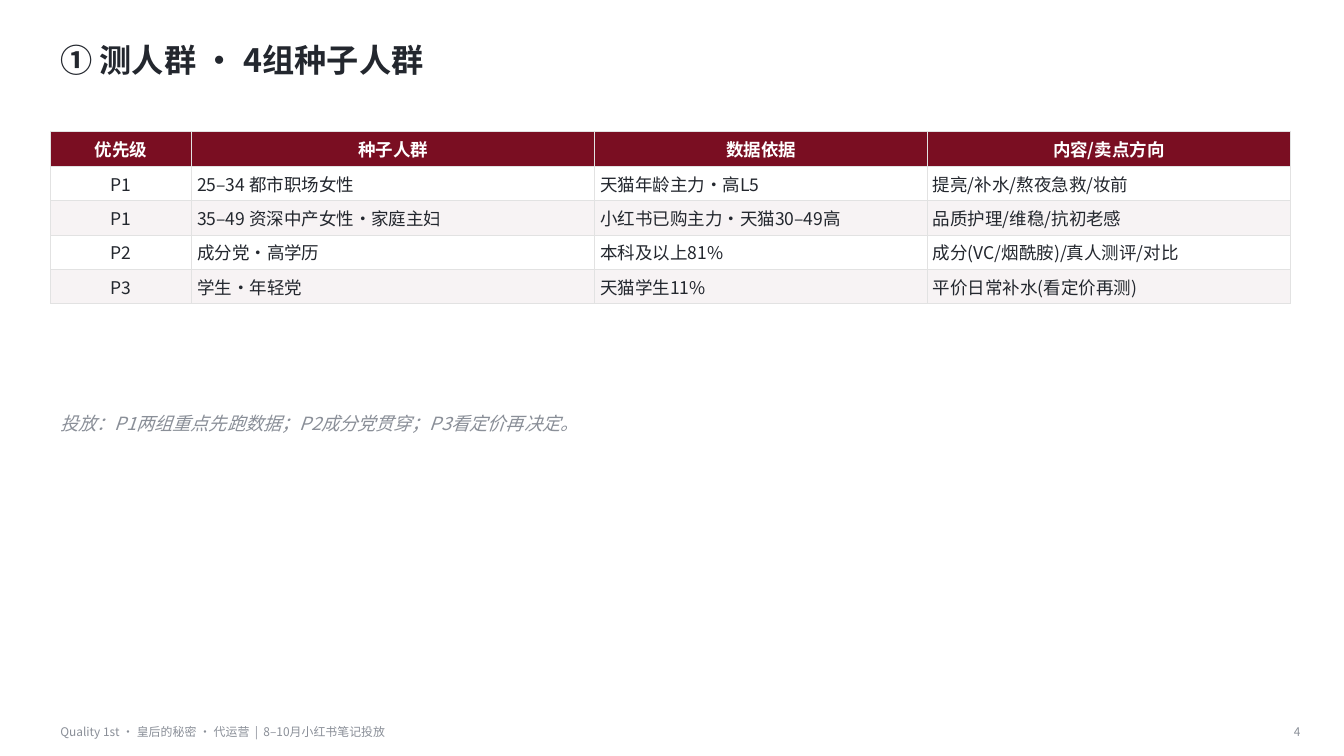
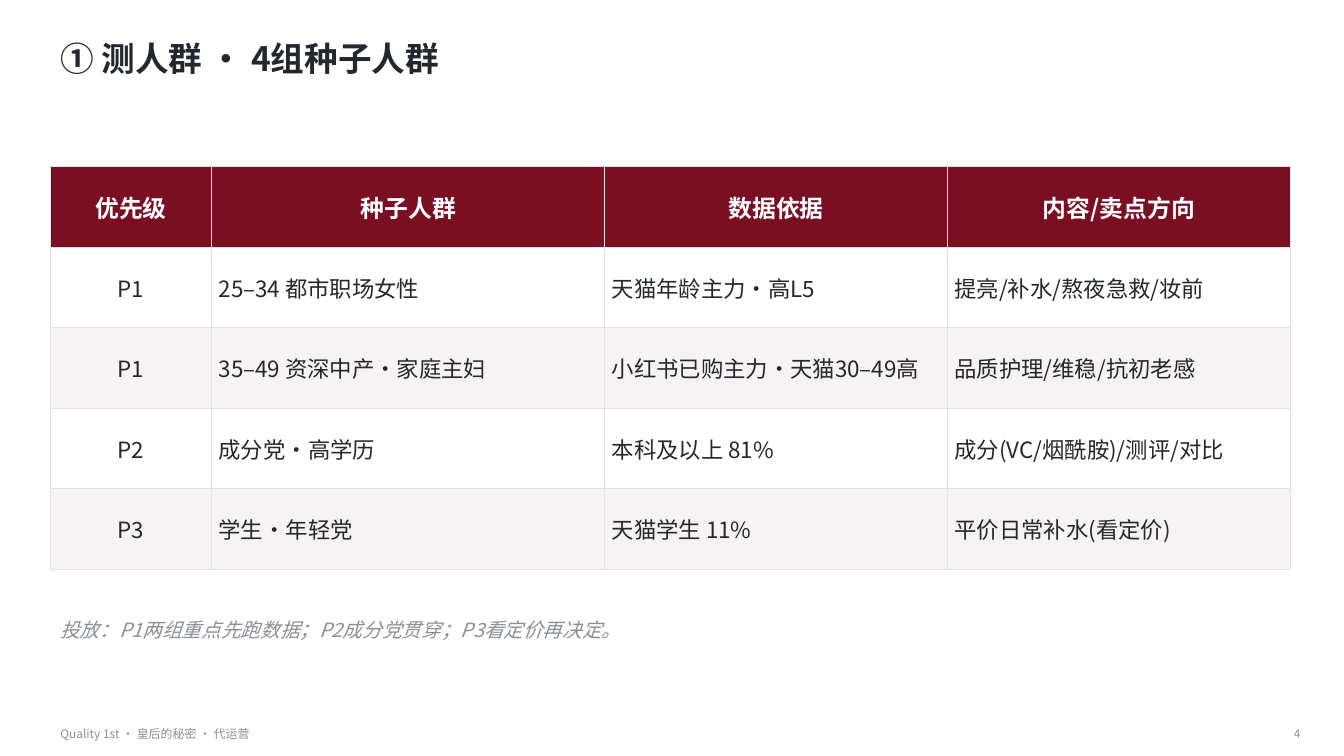
Before and after one commit to caowenwen-boop/-, a slide deck: slide 4 of docs/工作/04-营销推广/代运营-Quality1st/8-10月笔记投放/8-10月小红书笔记投放方案.pptx. Drawn at 1344x756 pixels with LibreOffice and Linux fonts; fonts in the diff are those of the drawing. Boxes give left, top, right and bottom in pixels: in the first picture for what was removed or moved away, otherwise in the second. Text is boxed around its words. In the diff, an @@ line names an element or a change of style, - is before the commit and + after.

```diff
--- a/docs/工作/04-营销推广/代运营-Quality1st/8-10月笔记投放/8-10月小红书笔记投放方案.pptx
+++ b/docs/工作/04-营销推广/代运营-Quality1st/8-10月笔记投放/8-10月小红书笔记投放方案.pptx
@@ text "① 测人群 · 4组种子人群" at [60,42,439,74]: size 23 to 24 pt @@
@@ table at [50,166,1291,547] @@
-row 3, column 2: 35–49 资深中产女性·家庭主妇
+row 3, column 2: 35–49 资深中产·家庭主妇
-row 4, column 3: 本科及以上81%
+row 4, column 3: 本科及以上 81%
-row 4, column 4: 成分(VC/烟酰胺)/真人测评/对比
+row 4, column 4: 成分(VC/烟酰胺)/测评/对比
-row 5, column 3: 天猫学生11%
+row 5, column 3: 天猫学生 11%
-row 5, column 4: 平价日常补水(看定价再测)
+row 5, column 4: 平价日常补水(看定价)
@@ size 12.5 to 17 pt in "优先级", "种子人群", "数据依据", "内容/卖点方向" @@
@@ size 12.5 to 16 pt in "P1", "25–34 都市职场女性", "天猫年龄主力·高L5", "提亮/补水/熬夜急救/妆前" and 7 more places @@
@@ borders changed @@
@@ table: place and size @@
-table at [50,131,1291,302]
+table at [50,166,1291,547]
@@ text "投放：P1两组重点先跑数据；P2成分党贯穿；P3看定价再决定。": place and size @@
-text "投放：P1两组重点先跑数据；P2成分党贯穿；P3看定价再决定。" at [60,415,578,433]
+text "投放：P1两组重点先跑数据；P2成分党贯穿；P3看定价再决定。" at [60,620,621,640]
@@ text "投放：P1两组重点先跑数据；P2成分党贯穿；P3看定价再决定。" at [60,620,621,640]: size 13 to 14 pt @@
@@ text at [60,728,250,741]: text changed @@
-Quality 1st · 皇后的秘密 · 代运营 | 8–10月小红书笔记投放
+Quality 1st · 皇后的秘密 · 代运营
```
Also in this commit, not shown: 9 other slides changed.
